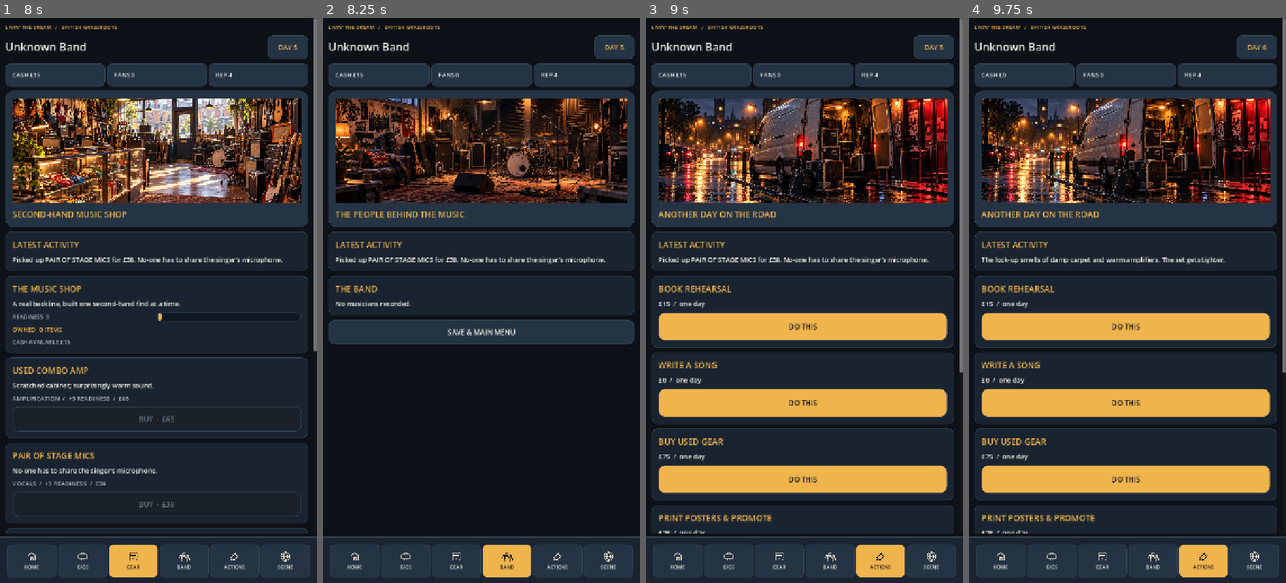
Above: before the commit, frames 1-4 (left to right).
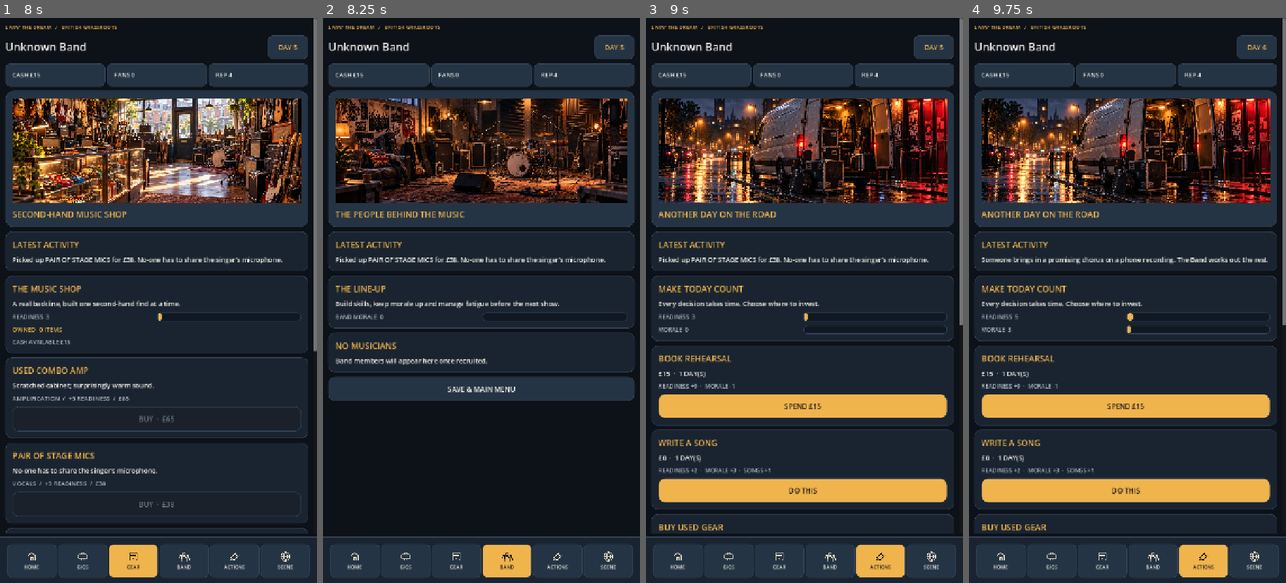
Above: after the commit, the same moments.

Repository: alimuir654-rgb/BandMaster
Game: Godot game, scene res://Scenes/CareerHub.tscn
Two runs of this game, one before a commit and one after it. Both use one fixed random seed, a clock stepped at 60 frames per second and the inputs below. This scene is started directly instead of the project's main scene.
Inputs (mouse positions are in pixels of both pictures, inside the frame that each line leads up to):
- Up to frame 1 (8 s): click "BOOK A HOMETOWN GIG" at 0.5 s; click "TIGHT" at 1.25 s; click "TIGHT" at 2 s; click "WILD" at 2.75 s; click "CROWD" at 3.5 s; click (31, 560) at 4.27 s; click "BOOK A HOMETOWN GIG" at 5 s; click (82, 560) at 5.77 s; click (133, 560) at 6.52 s; click "BUY · £38" at 7.25 s
- Up to frame 2 (8.25 s): click (506, 560) at 8.02 s
- Up to frame 3 (9 s): click (880, 560) at 8.77 s
- Up to frame 4 (9.75 s): click "DO THIS" at 9.5 s

Frame 1 is identical in both runs. In frame 2, 6.3% of the frame differs, in the area x 1-99%, y 47-68%; in frame 3, 12%; in frame 4, 12%, in the area x 1-100%, y 9-92%.
Error before the commit: Invalid access to property or key 'band' on a base object of type 'Dictionary'. (res://Scripts/career_hub.gd:402)
Error after the commit: Invalid access to property or key 'band' on a base object of type 'Dictionary'. (res://Scripts/career_hub.gd:439)

Commit message:
feat: compact member interaction rows, meaningful action effects and scene profile

Diff:
--- a/Scripts/career_hub.gd
+++ b/Scripts/career_hub.gd
@@ -300,34 +300,71 @@
 func _band() -> void:
  var band_data: Dictionary = save_data.get("band",{})
  var members: Array = band_data.get("members",[])
+ var overview := _card("THE LINE-UP","Build skills, keep morale up and manage fatigue before the next show.")
+ _progress(overview,"BAND MORALE",_num("morale"))
  if members.is_empty():
-  _card("THE BAND","No musicians recorded.")
+  _card("NO MUSICIANS","Band members will appear here once recruited.")
  for i in range(members.size()):
   if not members[i] is Dictionary:
    continue
   var member: Dictionary = members[i]
   var index := i
-  var box := _card(str(member.get("name","Musician")) + "  /  " + str(member.get("role","")) ,str(member.get("trait","")))
+  var box := _card(str(member.get("name","Musician")).to_upper()+"  /  "+str(member.get("role","")).to_upper(),str(member.get("trait","")))
   for key in ["skill","morale","loyalty","fatigue"]:
    _progress(box,key.to_upper(),int(member.get(key,50)))
-  _action(box,"TALK",func() -> void: _member(index,"chat"),true)
-  _action(box,"COACH — £10",func() -> void: _member(index,"coach"))
-  _action(box,"GIVE A BREAK",func() -> void: _member(index,"break"))
+  var controls := HBoxContainer.new()
+  controls.add_theme_constant_override("separation",6)
+  box.add_child(controls)
+  var talk := UI.button("TALK",true)
+  var coach := UI.button("COACH £10")
+  var rest := UI.button("REST")
+  for control in [talk,coach,rest]:
+   control.custom_minimum_size.y = 52
+   control.add_theme_font_size_override("font_size",13)
+   controls.add_child(control)
+  talk.pressed.connect(func() -> void: _member(index,"chat"))
+  coach.pressed.connect(func() -> void: _member(index,"coach"))
+  rest.pressed.connect(func() -> void: _member(index,"break"))
 
 func _actions() -> void:
- for key in Actions.labels().keys():
+ var overview := _card("MAKE TODAY COUNT","Every decision takes time. Choose where to invest.")
+ _progress(overview,"READINESS",_num("readiness"))
+ _progress(overview,"MORALE",_num("morale"))
+ var catalogue: Dictionary = Actions.labels()
+ for key in catalogue.keys():
   var id: String = str(key)
-  var cfg: Dictionary = Actions.labels()[id]
-  var box := _card(str(cfg["label"]),"£%d  /  one day" % int(cfg.get("cost",0)))
-  _action(box,"DO THIS",func() -> void: _do_action(id),true)
+  var cfg: Dictionary = catalogue[id]
+  var cost := int(cfg.get("cost",0))
+  var days := int(cfg.get("days",1))
+  var box := _card(str(cfg["label"]).to_upper(),"£%d  ·  %d DAY(S)" % [cost,days])
+  var benefits: Array[String] = []
+  for stat in ["readiness","morale","songs","buzz","fans","press"]:
+   if cfg.has(stat) and int(cfg[stat]) != 0:
+    benefits.append("%s %+d" % [stat.to_upper(),int(cfg[stat])])
+  if not benefits.is_empty():
+   _label(box,"  ·  ".join(benefits),13,UI.MUTED)
+  var act := UI.button("DO THIS" if cost == 0 else "SPEND £%d" % cost,true)
+  act.disabled = _num("cash") < cost
+  act.custom_minimum_size.y = 52
+  box.add_child(act)
+  act.pressed.connect(func() -> void: _do_action(id))
 
 func _scene() -> void:
+ var snapshot := _card("YOUR LOCAL PROFILE","Press attention, word of mouth and your growing following.")
+ _progress(snapshot,"BUZZ",_num("buzz"))
+ _progress(snapshot,"PRESS",_num("press"))
+ _label(snapshot,"%d FANS   ·   %d REPUTATION" % [_num("fans"),_num("reputation")],14,UI.AMBER)
  _opportunities()
- var box := _card("LOCAL PRESS","Build a following through promotion and publicity.")
- _progress(box,"BUZZ",_num("buzz"))
- _progress(box,"PRESS",_num("press"))
- _action(box,"PRINT POSTERS — £25",func() -> void: _do_action("promo"),true)
- _action(box,"PITCH LOCAL PRESS — £10",func() -> void: _do_action("press"))
+ var box := _card("GET THE WORD OUT","Posters create fans. Press pitches build attention and coverage.")
+ var controls := HBoxContainer.new()
+ controls.add_theme_constant_override("separation",6)
+ box.add_child(controls)
+ var promo := UI.button("POSTERS £25",true)
+ var press := UI.button("PRESS £10")
+ controls.add_child(promo)
+ controls.add_child(press)
+ promo.pressed.connect(func() -> void: _do_action("promo"))
+ press.pressed.connect(func() -> void: _do_action("press"))
 
 func _opportunities() -> void:
  for event_id in Opportunities.pending(_extra()):
